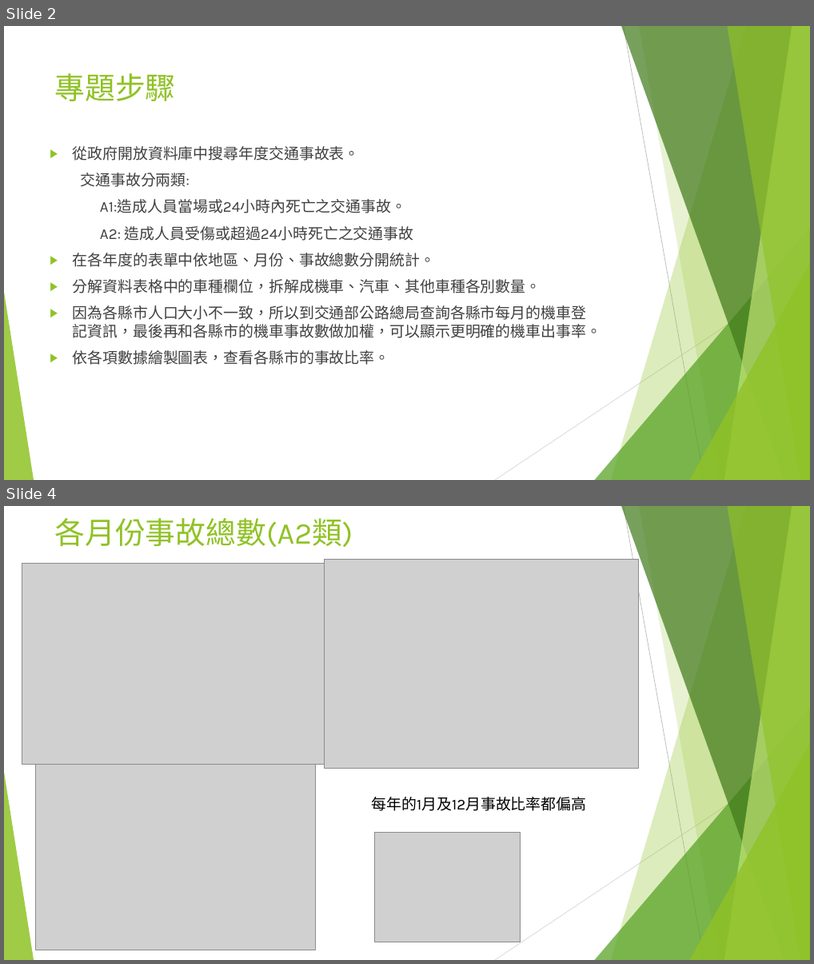
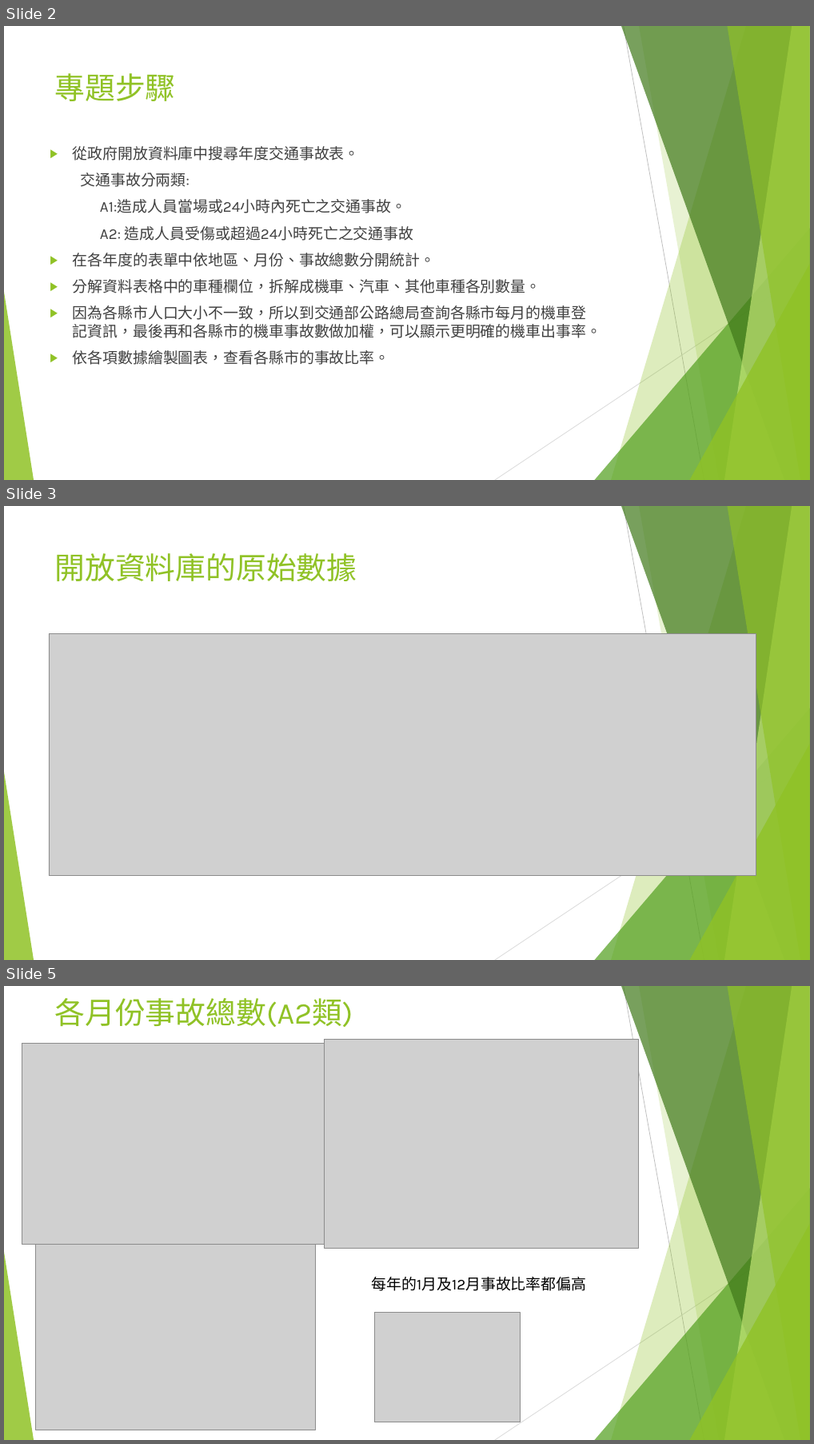
Before and after one commit to ooxx2500/python-sql-for-test, a slide deck: python/專題報告/專題報告-台灣交通事故.pptx. Shown one above the other, each under a label of ours: slides 2 and 4 before the commit, slides 2, 3 and 5 after it; the slides between them are not shown. The pictures are 814x964 and 814x1444 pixels, drawn with LibreOffice and Linux fonts; fonts in the diff are those of the drawing; grey boxes stand for pictures. Boxes give left, top, right and bottom in pixels: in the first picture for what was removed or moved away, otherwise in the second. Text is boxed around its words. In the diff, an @@ line names an element or a change of style, - is before the commit and + after.

```diff
--- a/python/專題報告/專題報告-台灣交通事故.pptx
+++ b/python/專題報告/專題報告-台灣交通事故.pptx
@@ slide 3 added at (4,506,810,960), background #FFFFFF; not listed: 10 template elements that a slide beside it also shows @@
@@ title added at (55,553,358,581), 36 pt, text #90C226 @@
+開放資料庫的原始數據
@@ picture added at (49,634,757,876) @@
@@ what was slide 4 is now slide 5 @@
```
Also in this commit, not shown: 6 slides changed, 2 other files.
